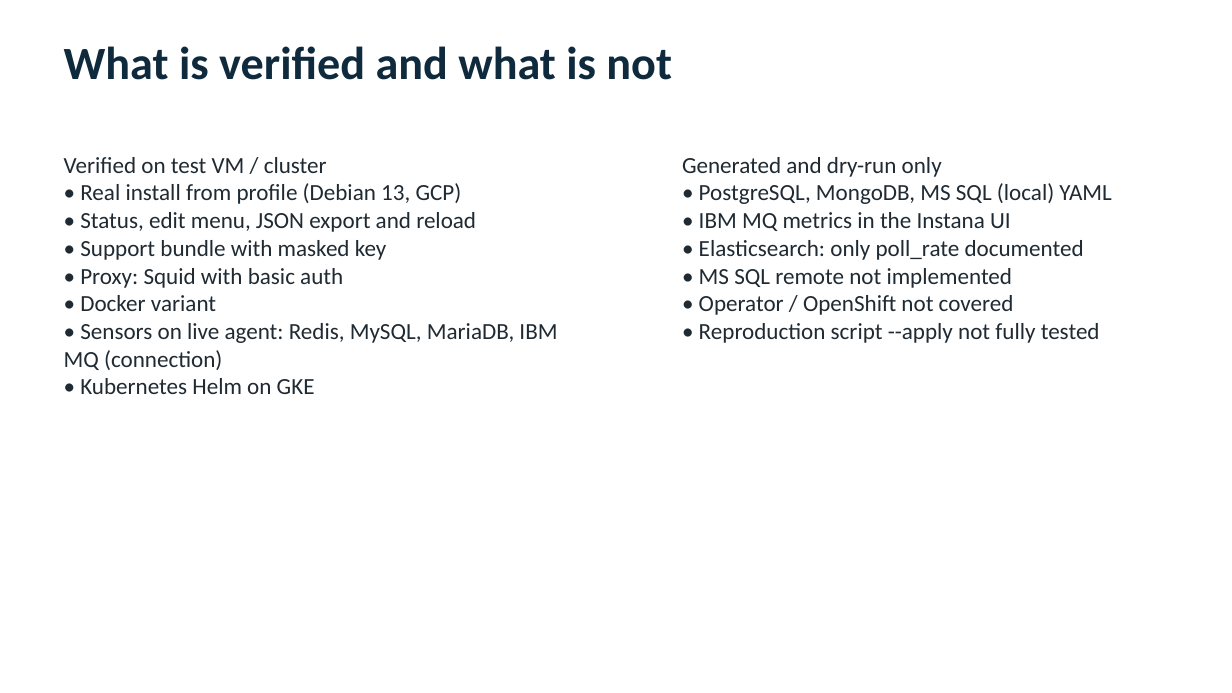
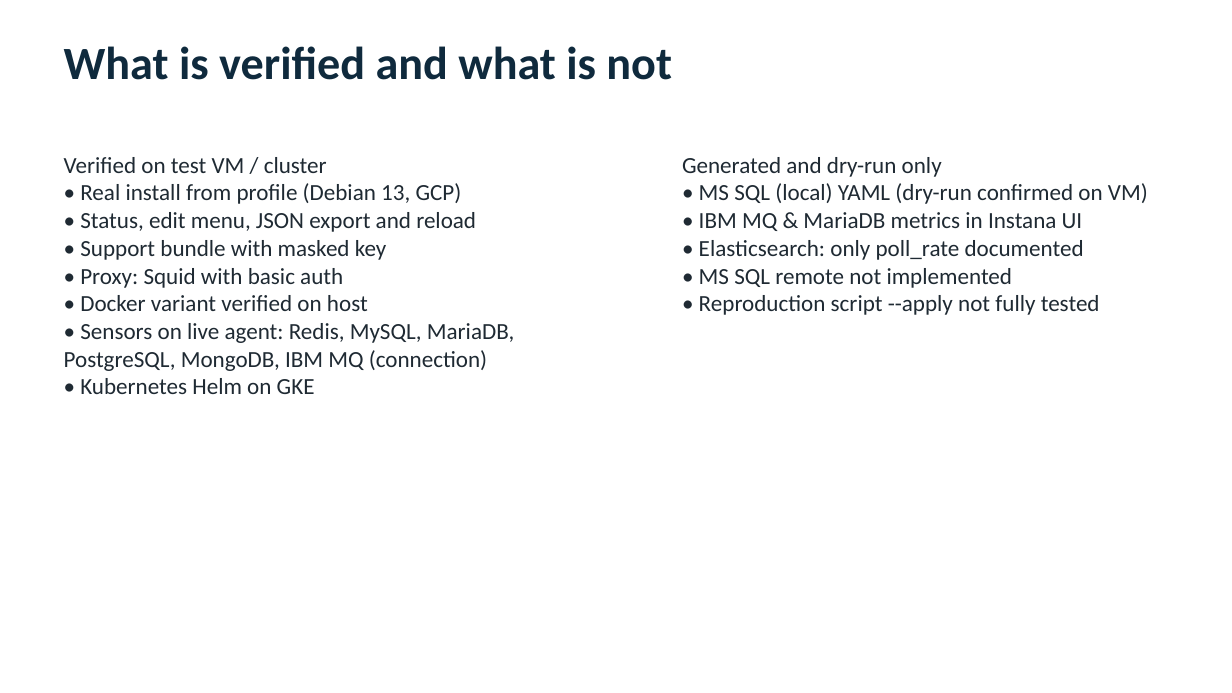
Before and after one commit to miodragmikrut1980/instana-agent-script, a slide deck: slide 10 of presentation/Instana-Agent-Installer.pptx. Drawn at 1232x693 pixels with LibreOffice and Linux fonts; fonts in the diff are those of the drawing. Boxes give left, top, right and bottom in pixels: in the first picture for what was removed or moved away, otherwise in the second. Text is boxed around its words. In the diff, an @@ line names an element or a change of style, - is before the commit and + after.

Commit message:
docs(presentation): update slides with Operator CR, confirmed live DBs, Repro Lab and Ticket Reply

```diff
--- a/presentation/Instana-Agent-Installer.pptx
+++ b/presentation/Instana-Agent-Installer.pptx
@@ text at (x1=699, y1=183, x2=1148, y2=231): text changed @@
-• PostgreSQL, MongoDB, MS SQL (local) YAML
-• IBM MQ metrics in the Instana UI
+• MS SQL (local) YAML (dry-run confirmed on VM)
+• IBM MQ & MariaDB metrics in Instana UI
@@ text at (x1=64, y1=295, x2=514, y2=371): text changed @@
-• Docker variant
-• Sensors on live agent: Redis, MySQL, MariaDB, IBM MQ (connection)
+• Docker variant verified on host
+• Sensors on live agent: Redis, MySQL, MariaDB, PostgreSQL, MongoDB, IBM MQ (connection)
@@ text at (x1=699, y1=295, x2=1014, y2=315): paragraph removed @@
-• Operator / OpenShift not covered
```
Also in this commit, not shown: 3 other slides changed.
